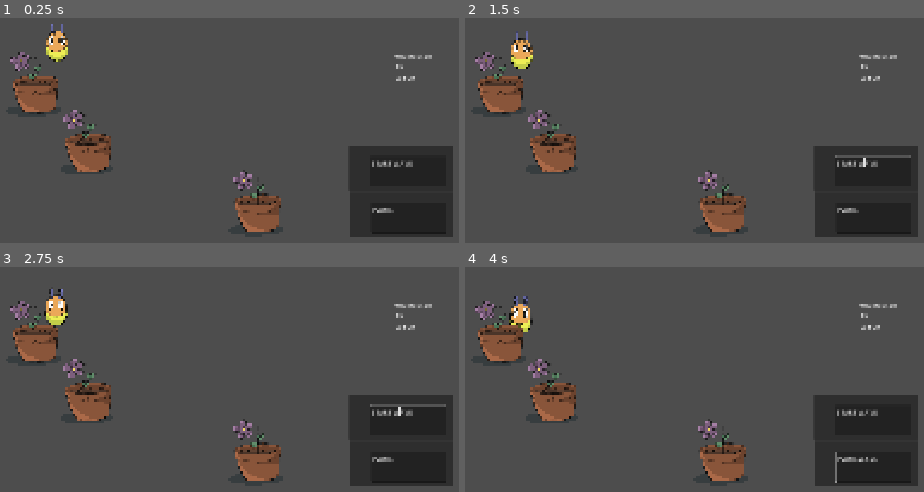
Above: before the commit, frames 1-4 (two rows, left to right).
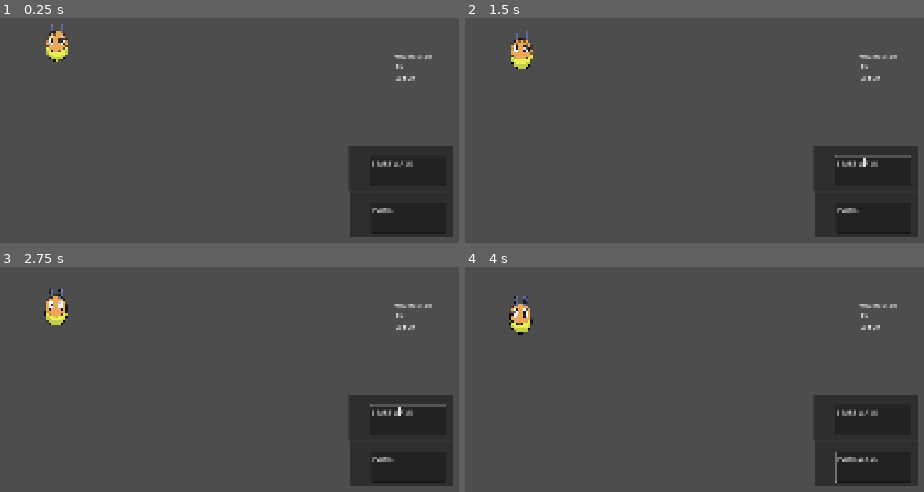
Above: after the commit, the same moments.

Repository: 100-Devs-1-Game/MossyMarchDefense
Game: Godot game, scene res://game/debug/debug_pathing.tscn
Same seed, same stepped clock (60 frames per second), same inputs: the game is played once before the commit and once after it.
Inputs (mouse positions are in pixels of both pictures, inside the frame that each line leads up to):
- Up to frame 1 (0.25 s): no input
- Up to frame 2 (1.5 s): click (864, 168) at 0.5 s; click (864, 168) at 1.25 s
- Up to frame 3 (2.75 s): click (399, 417) at 2 s
- Up to frame 4 (4 s): click (868, 462) at 2.75 s; type "WAVE" at 3.5 s

The runs differ from the first frame. In frame 1, 5.2% of the frame differs, in the area x 2-62%, y 15-96%; in frame 2, 5.2%; in frame 3, 5.2%; in frame 4, 5.2%.

Commit message:
Tower variance
Treat towers like enemies, e.g. can spawn a tower via separate tower data resources. Attack method is unaffected for now - the only variance is its sprite frames and detection radius.

Diff:
--- a/src/game/debug/debug_pathing.tscn
+++ b/src/game/debug/debug_pathing.tscn
@@ -78,15 +78,12 @@
 
 [node name="debug_tower" parent="." instance=ExtResource("4_c0637")]
 position = Vector2(294, 313)
-scale = Vector2(1, 1)
 
 [node name="debug_tower2" parent="." instance=ExtResource("4_c0637")]
 position = Vector2(167, 173)
-scale = Vector2(1, 1)
 
 [node name="debug_tower3" parent="." instance=ExtResource("4_c0637")]
 position = Vector2(700, 459)
-scale = Vector2(1, 1)
 
 [node name="WaveStart" parent="." instance=ExtResource("7_y7ob1")]
 offset_left = 921.0
--- a/src/game/towers/debug_tower.gd
+++ b/src/game/towers/debug_tower.gd
@@ -1,6 +1,9 @@
 extends StaticBody2D
 
 @onready var bullet = load("res://game/towers/debug_projectile.tscn")
+
+@export var tower_data : TowerData
+
 var bulletDamage = 10000
 var currTargets = []
 var currTarget = null
@@ -8,8 +11,13 @@
 var shootTimer = 0.0
 
 func _ready():
-	$Area2D.body_entered.connect(_enter_tower_range)
-	$Area2D.body_exited.connect(_exit_tower_range)
+	if tower_data:
+		$DetectionArea/CollisionShape2D.shape.radius = tower_data.detection_radius
+		$TowerSprite.sprite_frames = tower_data.sprite_frames
+		$TowerSprite.play()
+
+	$DetectionArea.body_entered.connect(_enter_tower_range)
+	$DetectionArea.body_exited.connect(_exit_tower_range)
 
 func _process(delta):
 	if currTarget != null:
@@ -25,7 +33,7 @@
 	if currTarget == null:
 		return
 
-	var spawn_position = $Marker2D.global_position
+	var spawn_position = $AttackSource.global_position
 	var look_direction = spawn_position.angle_to_point(currTarget.global_position)
 	look_direction += PI/2
 
--- a/src/game/towers/debug_tower.tscn
+++ b/src/game/towers/debug_tower.tscn
@@ -1,7 +1,6 @@
-[gd_scene load_steps=5 format=3 uid="uid://ht2s7wyyb24a"]
+[gd_scene load_steps=4 format=3 uid="uid://ht2s7wyyb24a"]
 
 [ext_resource type="Script" uid="uid://bucr4bpnvq2ww" path="res://game/towers/debug_tower.gd" id="1_5m2eg"]
-[ext_resource type="Texture2D" uid="uid://sy3gqfrcapv5" path="res://assets/Towers/Flower Pot/flower_pot1.png" id="2_5m2eg"]
 
 [sub_resource type="RectangleShape2D" id="RectangleShape2D_asv8d"]
 size = Vector2(113, 95)
@@ -10,26 +9,24 @@
 radius = 256.0
 
 [node name="debug_tower" type="StaticBody2D"]
-scale = Vector2(3, 3)
 script = ExtResource("1_5m2eg")
 
-[node name="CollisionShape2D" type="CollisionShape2D" parent="."]
+[node name="TowerCollider (Unused)" type="CollisionShape2D" parent="."]
 position = Vector2(-0.16666667, 24.5)
 shape = SubResource("RectangleShape2D_asv8d")
 
-[node name="Sprite2D" type="Sprite2D" parent="."]
+[node name="TowerSprite" type="AnimatedSprite2D" parent="."]
 scale = Vector2(0.1, 0.1)
-texture = ExtResource("2_5m2eg")
 
-[node name="Marker2D" type="Marker2D" parent="."]
+[node name="AttackSource" type="Marker2D" parent="."]
 position = Vector2(-35.333332, -55.333336)
 
 [node name="Node" type="Node" parent="."]
 
-[node name="Area2D" type="Area2D" parent="."]
+[node name="DetectionArea" type="Area2D" parent="."]
 collision_layer = 0
 collision_mask = 4
 
-[node name="CollisionShape2D" type="CollisionShape2D" parent="Area2D"]
+[node name="CollisionShape2D" type="CollisionShape2D" parent="DetectionArea"]
 position = Vector2(0, -2)
 shape = SubResource("CircleShape2D_sc58m")
--- a/src/game/towers/drag_to_place.gd
+++ b/src/game/towers/tower_drag.gd
@@ -1,6 +1,8 @@
 extends Sprite2D
 
 signal on_dragged
+
+@export var tower_type : GlobalEnums.TowerType
 
 var is_dragging = false
 
@@ -9,7 +11,7 @@
 		if event.pressed:
 			if get_rect().has_point(to_local(event.position)):
 				is_dragging = true
-				var mouse_offset = get_global_mouse_position() - global_position
-				on_dragged.emit(mouse_offset)
+				#var mouse_offset = get_global_mouse_position() - global_position
+				on_dragged.emit(tower_type)
 		else:
 			is_dragging = false
--- a/src/game/towers/tower_placement.gd
+++ b/src/game/towers/tower_placement.gd
@@ -4,8 +4,14 @@
 
 @export var tower_parent : Node2D
 
-var is_snapping = false
-var snap_body
+var is_snapping : bool = false
+var dragged_tower_type : GlobalEnums.TowerType
+var snap_body : Node2D
+
+var tower_dictionary = {
+	GlobalEnums.TowerType.PlantPot: preload("res://resources/tower_data/plant_pot_tower.tres"),
+	GlobalEnums.TowerType.WateringCan: preload("res://resources/tower_data/watering_can_tower.tres"),
+}
 
 func _ready() -> void:
 	$Area2D.body_entered.connect(enter_snap_range)
@@ -26,6 +32,7 @@
 		if !event.is_pressed():
 			if is_snapping:
 				var tower_instance = tower.instantiate()
+				tower_instance.tower_data = tower_dictionary[dragged_tower_type]
 				tower_instance.scale = Vector2.ONE
 				tower_instance.global_position = snap_body.global_position
 				tower_parent.add_child.call_deferred(tower_instance)
@@ -52,5 +59,11 @@
 func exit_snap_range(_body):
 	is_snapping = false
 
-func _on_plant_on_dragged(mouse_offset: Vector2) -> void:
+func on_tower_dragged(tower_type : GlobalEnums.TowerType) -> void:
+	dragged_tower_type = tower_type
+
+	var tower_data = tower_dictionary[tower_type]
+	$SnapTo/TowerGhost.texture = tower_data.sprite
+	$SnapTo/TowerRange.scale = tower_data.detection_radius / 100.0 * Vector2.ONE
+
 	start()
--- a/src/game/towers/tower_shop.gd
+++ b/src/game/towers/tower_shop.gd
@@ -5,4 +5,5 @@
 func _ready() -> void:
 	$TowerPlacement.tower_parent = tower_parent
 
-	$Plant.on_dragged.connect($TowerPlacement._on_plant_on_dragged)
+	$Plant.on_dragged.connect($TowerPlacement.on_tower_dragged)
+	$WateringCan.on_dragged.connect($TowerPlacement.on_tower_dragged)
--- a/src/game/towers/tower_shop.tscn
+++ b/src/game/towers/tower_shop.tscn
@@ -3,7 +3,7 @@
 [ext_resource type="Script" uid="uid://c5f7o4flc3maj" path="res://game/towers/tower_shop.gd" id="1_pie42"]
 [ext_resource type="PackedScene" uid="uid://dveghwoyhw5i1" path="res://game/towers/tower_placement.tscn" id="1_sfydj"]
 [ext_resource type="Texture2D" uid="uid://sy3gqfrcapv5" path="res://assets/Towers/Flower Pot/flower_pot1.png" id="4_rx5uu"]
-[ext_resource type="Script" uid="uid://c4pb6655ohwjf" path="res://game/towers/drag_to_place.gd" id="5_pie42"]
+[ext_resource type="Script" uid="uid://c4pb6655ohwjf" path="res://game/towers/tower_drag.gd" id="5_pie42"]
 [ext_resource type="Texture2D" uid="uid://dxpj4ilbctyno" path="res://assets/Towers/Watering Can/watering_can1.png" id="6_35s2q"]
 
 [node name="TowerShop" type="Node2D"]
@@ -22,3 +22,5 @@
 position = Vector2(277.75, 144.55)
 scale = Vector2(0.1, 0.1)
 texture = ExtResource("6_35s2q")
+script = ExtResource("5_pie42")
+tower_type = 1
--- a/src/resources/enemy_data/bird_enemy.tres
+++ b/src/resources/enemy_data/bird_enemy.tres
@@ -1,6 +1,5 @@
-[gd_resource type="Resource" script_class="EnemyData" load_steps=4 format=3 uid="uid://b885o8batobdq"]
+[gd_resource type="Resource" script_class="EnemyData" load_steps=3 format=3 uid="uid://b885o8batobdq"]
 
-[ext_resource type="Texture2D" uid="uid://bu4oudvdc6hcv" path="res://assets/DEBUG/debug_bird.png" id="1_6adm7"]
 [ext_resource type="Script" uid="uid://kk83cijskx3q" path="res://resources/enemy_data/enemy.gd" id="1_rxqta"]
 [ext_resource type="SpriteFrames" uid="uid://bbuq2ktiyjn32" path="res://resources/sprite_frames/animated_bird.tres" id="3_owuds"]
 
@@ -8,6 +7,5 @@
 script = ExtResource("1_rxqta")
 enemy_type = 1
 movement_speed = 40.0
-enemy_sprite = ExtResource("1_6adm7")
 sprite_frames = ExtResource("3_owuds")
 metadata/_custom_type_script = "uid://kk83cijskx3q"
--- /dev/null
+++ b/src/resources/sprite_frames/animated_plant_pot_tower.tres
@@ -0,0 +1,18 @@
+[gd_resource type="SpriteFrames" load_steps=3 format=3 uid="uid://4yj6kcey8aom"]
+
+[ext_resource type="Texture2D" uid="uid://sy3gqfrcapv5" path="res://assets/Towers/Flower Pot/flower_pot1.png" id="1_q48k6"]
+[ext_resource type="Texture2D" uid="uid://ccegtxqye2d88" path="res://assets/Towers/Flower Pot/flower_pot2.png" id="2_f02r2"]
+
+[resource]
+animations = [{
+"frames": [{
+"duration": 1.0,
+"texture": ExtResource("1_q48k6")
+}, {
+"duration": 1.0,
+"texture": ExtResource("2_f02r2")
+}],
+"loop": true,
+"name": &"default",
+"speed": 5.0
+}]
--- /dev/null
+++ b/src/resources/sprite_frames/animated_watering_can.tres
@@ -0,0 +1,18 @@
+[gd_resource type="SpriteFrames" load_steps=3 format=3 uid="uid://100p4xh05nkn"]
+
+[ext_resource type="Texture2D" uid="uid://dxpj4ilbctyno" path="res://assets/Towers/Watering Can/watering_can1.png" id="1_b35dh"]
+[ext_resource type="Texture2D" uid="uid://bn35qi3mptivm" path="res://assets/Towers/Watering Can/watering_can2.png" id="2_wpgks"]
+
+[resource]
+animations = [{
+"frames": [{
+"duration": 1.0,
+"texture": ExtResource("1_b35dh")
+}, {
+"duration": 1.0,
+"texture": ExtResource("2_wpgks")
+}],
+"loop": true,
+"name": &"default",
+"speed": 5.0
+}]
--- /dev/null
+++ b/src/resources/tower_data/plant_pot_tower.tres
@@ -0,0 +1,27 @@
+[gd_resource type="Resource" script_class="TowerData" load_steps=5 format=3 uid="uid://dcup1vmth6tfr"]
+
+[ext_resource type="Script" uid="uid://b27e20uk00133" path="res://resources/tower_data/tower.gd" id="1_jk0bk"]
+[ext_resource type="Texture2D" uid="uid://sy3gqfrcapv5" path="res://assets/Towers/Flower Pot/flower_pot1.png" id="2_2qska"]
+[ext_resource type="Texture2D" uid="uid://ccegtxqye2d88" path="res://assets/Towers/Flower Pot/flower_pot2.png" id="3_hs4ua"]
+
+[sub_resource type="SpriteFrames" id="SpriteFrames_jk0bk"]
+animations = [{
+"frames": [{
+"duration": 1.0,
+"texture": ExtResource("2_2qska")
+}, {
+"duration": 1.0,
+"texture": ExtResource("3_hs4ua")
+}],
+"loop": true,
+"name": &"default",
+"speed": 5.0
+}]
+
+[resource]
+script = ExtResource("1_jk0bk")
+detection_radius = 512.0
+sprite = ExtResource("2_2qska")
+sprite_frames = SubResource("SpriteFrames_jk0bk")
+cost = 2
+metadata/_custom_type_script = "uid://b27e20uk00133"
--- /dev/null
+++ b/src/resources/tower_data/tower.gd
@@ -0,0 +1,8 @@
+extends Resource
+class_name TowerData
+
+@export var tower_type : GlobalEnums.TowerType
+@export var detection_radius : float
+@export var sprite : Texture2D
+@export var sprite_frames : SpriteFrames
+@export var cost : int
--- /dev/null
+++ b/src/resources/tower_data/watering_can_tower.tres
@@ -0,0 +1,13 @@
+[gd_resource type="Resource" script_class="TowerData" load_steps=4 format=3 uid="uid://dykxy8hwduu70"]
+
+[ext_resource type="Script" uid="uid://b27e20uk00133" path="res://resources/tower_data/tower.gd" id="1_qkmkf"]
+[ext_resource type="SpriteFrames" uid="uid://100p4xh05nkn" path="res://resources/sprite_frames/animated_watering_can.tres" id="2_oq0vg"]
+[ext_resource type="Texture2D" uid="uid://dxpj4ilbctyno" path="res://assets/Towers/Watering Can/watering_can1.png" id="2_t4ds0"]
+
+[resource]
+script = ExtResource("1_qkmkf")
+detection_radius = 768.0
+sprite = ExtResource("2_t4ds0")
+sprite_frames = ExtResource("2_oq0vg")
+cost = 3
+metadata/_custom_type_script = "uid://b27e20uk00133"
Renamed: src/game/towers/drag_to_place.gd.uid -> src/game/towers/tower_drag.gd.uid
Not shown, added: src/resources/tower_data/tower.gd.uid
